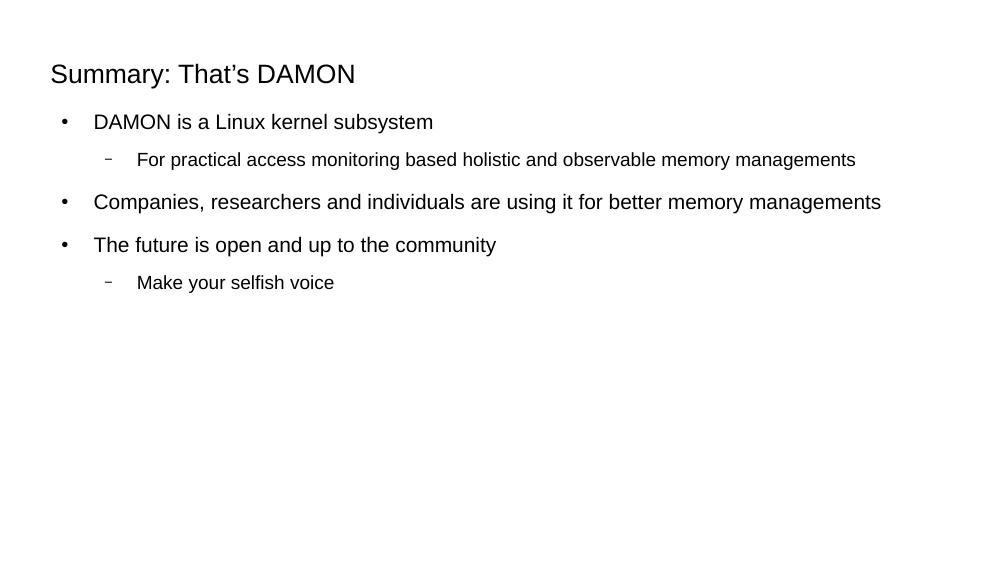
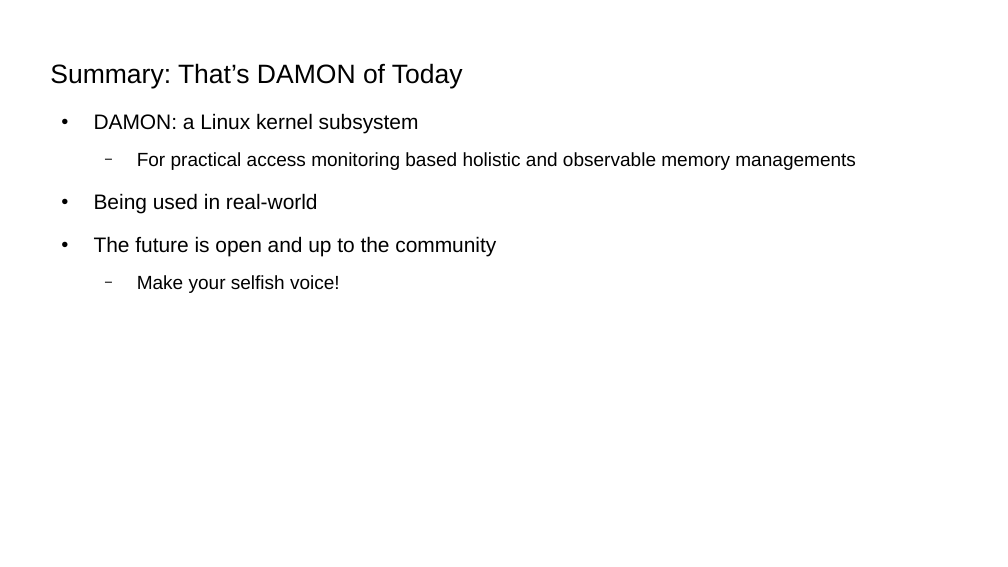
Before and after one commit to damonitor/talks, a slide deck: slide 74 of 2025/kernel_recipes/damon_kernel_recipes2025.odp (slide 70 before the commit). Drawn at 1008x567 pixels with LibreOffice and Linux fonts; fonts in the diff are those of the drawing. Boxes give left, top, right and bottom in pixels: in the first picture for what was removed or moved away, otherwise in the second. Text is boxed around its words. In the diff, an @@ line names an element or a change of style, - is before the commit and + after.

```diff
--- a/2025/kernel_recipes/damon_kernel_recipes2025.odp
+++ b/2025/kernel_recipes/damon_kernel_recipes2025.odp
@@ title at [50, 63, 463, 88]: text changed @@
-Summary: That’s DAMON
+Summary: That’s DAMON of Today
@@ text at [94, 113, 419, 133]: text changed @@
-● DAMON is a Linux kernel subsystem
+● DAMON: a Linux kernel subsystem
@@ text at [94, 193, 318, 213]: text changed @@
-● Companies, researchers and individuals are using it for better memory managements
+● Being used in real-world
@@ text at [137, 275, 340, 293]: text changed @@
-  − Make your selfish voice
+  − Make your selfish voice!
```
Also in this commit, not shown: 28 other slides changed, 5 slides added, 1 slide removed, 1 other file.
